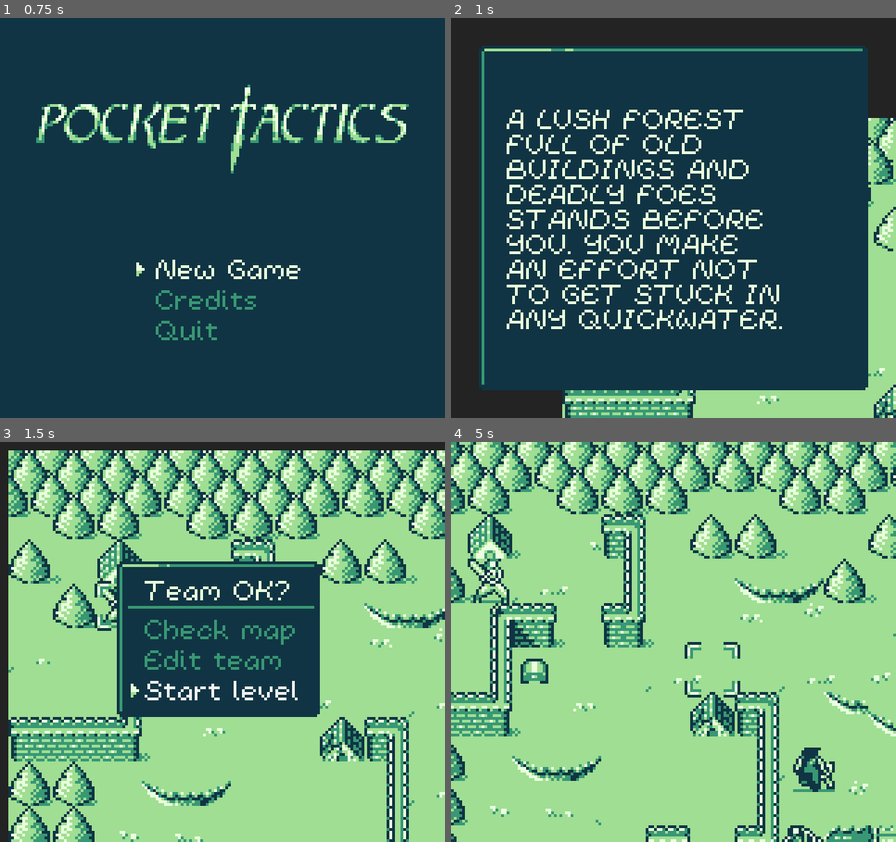
Above: before the commit, frames 1-4 (two rows, left to right).
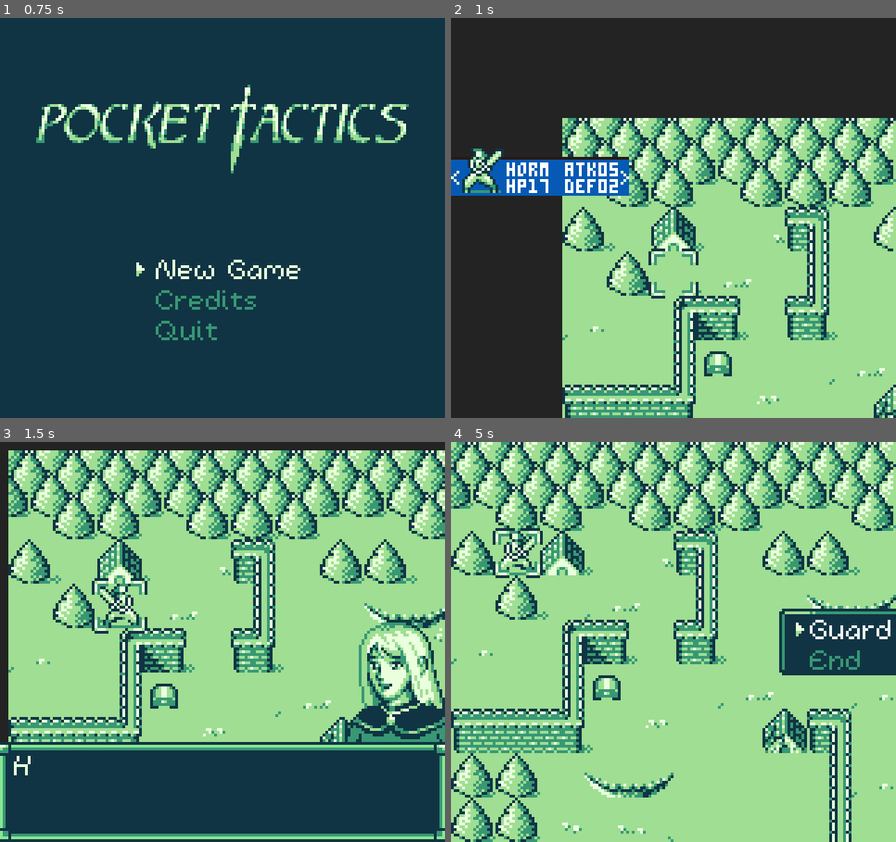
Above: after the commit, the same moments.

Repository: kevinlights/titan_tactics
Game: Godot game, scene res://scenes/landing.tscn
The game is run twice, just before and just after one commit, with the same random seed, the same clock (stepped at 60 frames per second) and the same inputs.
Inputs (mouse positions are in pixels of both pictures, inside the frame that each line leads up to):
- Up to frame 1 (0.75 s): click "New Game" at 0.5 s
- Up to frame 2 (1 s): no input
- Up to frame 3 (1.5 s): tap Enter (ui_accept) at 1.25, 1.35 s; move the mouse to (320, 622) at 1.27 s; hold Right (ui_right) from 1.28 s (still down)
- Up to frame 4 (5 s): tap Enter (ui_accept) at 1.52, 1.82, 2.1, 2.27, 2.57, 2.85, 3.6, 3.77, 4.07, 4.35, 4.52, 4.82 s; move the mouse to (584, 662) at 2.02 s; release Right (ui_right) at 2.03 s; hold Down (ui_down) 2.03-2.78 s; move the mouse to (718, 554) at 2.77 s; hold Right (ui_right) 2.78-3.53 s; move the mouse to (651, 722) at 3.52 s; hold Up (ui_up) 3.53-4.28 s; move the mouse to (807, 702) at 4.27 s; hold Left (ui_left) from 4.28 s (still down)

Frame 1 is identical in both runs. In frame 2, 71% of the frame differs, in the area x 0-94%, y 6-94%; in frame 3, 42%; in frame 4, 44%.

Commit message:
Level dialogues

Diff:
--- a/scenes/levels/level_1.tscn
+++ b/scenes/levels/level_1.tscn
@@ -10,8 +10,29 @@
 [ext_resource path="res://scripts/item_spawner.gd" type="Script" id=8]
 [ext_resource path="res://scripts/chestspawner.gd" type="Script" id=9]
 [ext_resource path="res://scripts/dialogue.gd" type="Script" id=10]
+[ext_resource path="res://scripts/level.gd" type="Script" id=11]
 [ext_resource path="res://scenes/animated/Water2.tscn" type="PackedScene" id=12]
 [ext_resource path="res://scenes/animated/Water1.tscn" type="PackedScene" id=13]
+
+[sub_resource type="Resource" id=13]
+script = ExtResource( 10 )
+dialogue_id = "opening"
+portrait = 5
+trigger = 4
+trigger_id = ""
+text = "Hey, you. You're finally awake."
+branches = [  ]
+result = 2
+
+[sub_resource type="Resource" id=14]
+script = ExtResource( 10 )
+dialogue_id = "response"
+portrait = 2
+trigger = 5
+trigger_id = "opening"
+text = "Where... where am I? My mind is foggy, I can't remember anything.|Did you do this to me? Have you done something to me?"
+branches = [  ]
+result = 0
 
 [sub_resource type="Resource" id=1]
 script = ExtResource( 6 )
@@ -52,16 +73,20 @@
 
 [sub_resource type="Resource" id=4]
 script = ExtResource( 10 )
-trigger = 0
-trigger_text = ""
+dialogue_id = ""
+portrait = 0
+trigger = 0
+trigger_id = ""
 text = ""
 branches = [  ]
 result = 0
 
 [sub_resource type="Resource" id=5]
 script = ExtResource( 10 )
-trigger = 0
-trigger_text = ""
+dialogue_id = ""
+portrait = 0
+trigger = 0
+trigger_id = ""
 text = ""
 branches = [  ]
 result = 0
@@ -105,16 +130,20 @@
 
 [sub_resource type="Resource" id=9]
 script = ExtResource( 10 )
-trigger = 0
-trigger_text = ""
+dialogue_id = ""
+portrait = 0
+trigger = 0
+trigger_id = ""
 text = ""
 branches = [  ]
 result = 0
 
 [sub_resource type="Resource" id=10]
 script = ExtResource( 10 )
-trigger = 0
-trigger_text = ""
+dialogue_id = ""
+portrait = 0
+trigger = 0
+trigger_id = ""
 text = ""
 branches = [  ]
 result = 0
@@ -130,6 +159,7 @@
 level = 2
 
 [node name="level" type="Node2D"]
+script = ExtResource( 11 )
 __meta__ = {
 "_editor_description_": "A LUSH FOREST
 FULL OF OLD
@@ -141,6 +171,7 @@
 TO GET STUCK IN
 ANY QUICKWATER."
 }
+dialogue = [ SubResource( 13 ), SubResource( 14 ) ]
 
 [node name="map" type="Sprite" parent="."]
 texture = ExtResource( 1 )
@@ -175,16 +206,18 @@
 item_spawner = SubResource( 12 )
 
 [node name="Water1" parent="map" instance=ExtResource( 13 )]
+frame = 1
 
 [node name="Water4" parent="map" instance=ExtResource( 13 )]
 position = Vector2( 160, 144 )
+frame = 1
 
 [node name="Water2" parent="map" instance=ExtResource( 12 )]
 position = Vector2( 192, 144 )
+frame = 1
 
 [node name="Water3" parent="map" instance=ExtResource( 12 )]
 position = Vector2( 128, 192 )
-frame = 1
 
 [node name="navigation" type="Navigation2D" parent="."]
 position = Vector2( 65.502, 42.1491 )
--- a/scenes/levels/level_meta_tileset.tres
+++ b/scenes/levels/level_meta_tileset.tres
@@ -35,10 +35,6 @@
 0/tile_mode = 0
 0/occluder_offset = Vector2( 0, 0 )
 0/navigation_offset = Vector2( 0, 0 )
-0/shape_offset = Vector2( 0, 0 )
-0/shape_transform = Transform2D( 1, 0, 0, 1, 0, 0 )
-0/shape_one_way = false
-0/shape_one_way_margin = 0.0
 0/shapes = [  ]
 0/z_index = 0
 1/name = "cover"
@@ -49,10 +45,6 @@
 1/tile_mode = 0
 1/occluder_offset = Vector2( 0, 0 )
 1/navigation_offset = Vector2( 0, 0 )
-1/shape_offset = Vector2( 0, 0 )
-1/shape_transform = Transform2D( 1, 0, 0, 1, 0, 0 )
-1/shape_one_way = false
-1/shape_one_way_margin = 0.0
 1/shapes = [  ]
 1/z_index = 0
 2/name = "player spawn"
@@ -64,10 +56,6 @@
 2/occluder_offset = Vector2( 0, 0 )
 2/navigation_offset = Vector2( 0, 0 )
 2/navigation = SubResource( 1 )
-2/shape_offset = Vector2( 0, 0 )
-2/shape_transform = Transform2D( 1, 0, 0, 1, 0, 0 )
-2/shape_one_way = false
-2/shape_one_way_margin = 0.0
 2/shapes = [  ]
 2/z_index = 0
 3/name = "enemy spawn"
@@ -79,10 +67,6 @@
 3/occluder_offset = Vector2( 0, 0 )
 3/navigation_offset = Vector2( 0, 0 )
 3/navigation = SubResource( 2 )
-3/shape_offset = Vector2( 0, 0 )
-3/shape_transform = Transform2D( 1, 0, 0, 1, 0, 0 )
-3/shape_one_way = false
-3/shape_one_way_margin = 0.0
 3/shapes = [  ]
 3/z_index = 0
 4/name = "enemy spawn"
@@ -94,10 +78,6 @@
 4/occluder_offset = Vector2( 0, 0 )
 4/navigation_offset = Vector2( 0, 0 )
 4/navigation = SubResource( 3 )
-4/shape_offset = Vector2( 0, 0 )
-4/shape_transform = Transform2D( 1, 0, 0, 1, 0, 0 )
-4/shape_one_way = false
-4/shape_one_way_margin = 0.0
 4/shapes = [  ]
 4/z_index = 0
 5/name = "enemy spawn"
@@ -109,10 +89,6 @@
 5/occluder_offset = Vector2( 0, 0 )
 5/navigation_offset = Vector2( 0, 0 )
 5/navigation = SubResource( 4 )
-5/shape_offset = Vector2( 0, 0 )
-5/shape_transform = Transform2D( 1, 0, 0, 1, 0, 0 )
-5/shape_one_way = false
-5/shape_one_way_margin = 0.0
 5/shapes = [  ]
 5/z_index = 0
 6/name = "destructible"
@@ -123,10 +99,6 @@
 6/tile_mode = 0
 6/occluder_offset = Vector2( 0, 0 )
 6/navigation_offset = Vector2( 0, 0 )
-6/shape_offset = Vector2( 0, 0 )
-6/shape_transform = Transform2D( 1, 0, 0, 1, 0, 0 )
-6/shape_one_way = false
-6/shape_one_way_margin = 0.0
 6/shapes = [  ]
 6/z_index = 0
 7/name = "passable"
@@ -138,10 +110,6 @@
 7/occluder_offset = Vector2( 0, 0 )
 7/navigation_offset = Vector2( 0, 0 )
 7/navigation = SubResource( 5 )
-7/shape_offset = Vector2( 0, 0 )
-7/shape_transform = Transform2D( 1, 0, 0, 1, 0, 0 )
-7/shape_one_way = false
-7/shape_one_way_margin = 0.0
 7/shapes = [  ]
 7/z_index = 0
 8/name = "chest"
@@ -153,9 +121,5 @@
 8/occluder_offset = Vector2( 0, 0 )
 8/navigation_offset = Vector2( 0, 0 )
 8/navigation = SubResource( 6 )
-8/shape_offset = Vector2( 0, 0 )
-8/shape_transform = Transform2D( 1, 0, 0, 1, 0, 0 )
-8/shape_one_way = false
-8/shape_one_way_margin = 0.0
 8/shapes = [  ]
 8/z_index = 0
--- /dev/null
+++ b/scenes/portraits.tscn
@@ -0,0 +1,28 @@
+[gd_scene load_steps=5 format=2]
+
+[ext_resource path="res://gfx/mage_p.png" type="Texture" id=1]
+
+[sub_resource type="AtlasTexture" id=1]
+atlas = ExtResource( 1 )
+region = Rect2( 0, 0, 40, 50 )
+
+[sub_resource type="AtlasTexture" id=2]
+atlas = ExtResource( 1 )
+region = Rect2( 40, 0, 40, 50 )
+
+[sub_resource type="SpriteFrames" id=3]
+animations = [ {
+"frames": [ SubResource( 1 ) ],
+"loop": true,
+"name": "mage",
+"speed": 5.0
+}, {
+"frames": [ SubResource( 2 ) ],
+"loop": true,
+"name": "ai_mage",
+"speed": 5.0
+} ]
+
+[node name="portraits" type="AnimatedSprite"]
+frames = SubResource( 3 )
+animation = "mage"
--- a/scenes/world.tscn
+++ b/scenes/world.tscn
@@ -98,7 +98,6 @@
 z_as_relative = false
 frames = SubResource( 11 )
 animation = "attack"
-frame = 1
 playing = true
 centered = false
 offset = Vector2( -2, -2 )
--- a/scripts/dialogue.gd
+++ b/scripts/dialogue.gd
@@ -2,13 +2,27 @@
 extends Resource
 
 signal completed
+signal dialogue_result
 
 enum TRIGGER {
 	DISABLED = 0,
 	TEXT,
 	ATTACK,
 	ADJACENT,
-	LEVEL
+	LEVEL,
+	DIALOGUE
+}
+
+enum PORTRAIT {
+	ARCHER,
+	SWORDSMAN,
+	MAGE,
+	AI_ARCHER,
+	AI_SWORDSMAN,
+	AI_MAGE,
+	HERO_SWORDSMAN,
+	OLD_MAN,
+	NONE
 }
 
 enum RESULT {
@@ -17,14 +31,18 @@
 	NOTHING
 }
 
+export(String) var dialogue_id
+export(PORTRAIT) var portrait
 export(TRIGGER) var trigger
-export(String) var trigger_text
+export(String) var trigger_id
 export(String) var text
 export(Array, Resource) var branches
 export(RESULT) var result
 
 func complete():
-	emit_signal("completed", result)
+	emit_signal("completed", dialogue_id)
+	if result != RESULT.NOTHING:
+		emit_signal("dialogue_result", result)
 
 func branch(text):
 	emit_signal("branch", text)
--- a/scripts/gui.gd
+++ b/scripts/gui.gd
@@ -116,5 +116,5 @@
 	back()
 	modal = true
 	active = true
-	$dialogue.set_text(content)
+	$dialogue.set_content(content)
 	$dialogue.show()
--- a/scripts/gui/dialogue.gd
+++ b/scripts/gui/dialogue.gd
@@ -1,19 +1,76 @@
 extends Control
 
 var content
+var dialogue_height
+var portrait_offset_friendly = Vector2(20, -25)
+var portrait_offset_enemy = Vector2(140, -25)
+var portrait
+var typing = false
+var typing_cancelled = false
+var text_blocks = []
+var current_block = ""
+
+var portrait_map = {
+	Dialogue.PORTRAIT.ARCHER: "archer",
+	Dialogue.PORTRAIT.SWORDSMAN: "swordsman",
+	Dialogue.PORTRAIT.MAGE: "mage",
+	Dialogue.PORTRAIT.AI_ARCHER: "ai_mage",
+	Dialogue.PORTRAIT.AI_SWORDSMAN: "ai_swordsman",
+	Dialogue.PORTRAIT.AI_MAGE: "ai_mage",
+	Dialogue.PORTRAIT.HERO_SWORDSMAN: "hero_swordsman",
+	Dialogue.PORTRAIT.OLD_MAN: "old_man"
+}
 
 func _ready():
-	var dialogue_height = 6 + 10 * $background/body.get_visible_line_count()
+	portrait = load("res://scenes/portraits.tscn").instance()
+	dialogue_height = 6 + 10 * 3 #$background/body.get_visible_line_count()
+	$background.rect_size.y = dialogue_height
+	$background.rect_position.y = 144 - dialogue_height
+#
+func resize():
+	dialogue_height = 6 + 10 * 3 # $background/body.get_visible_line_count()
 	$background.rect_size.y = dialogue_height
 	$background.rect_position.y = 144 - dialogue_height
 
-func set_text(body):
-	$background/body.text = body.text
-	content = body
-	call_deferred("_ready")
+func set_content(dialogue_content):
+	content = dialogue_content
+	text_blocks = content.text.split("|")
+	if dialogue_content.portrait != Dialogue.PORTRAIT.NONE:
+		var offset = portrait_offset_friendly
+		if "ai" in portrait_map[dialogue_content.portrait]:
+			offset = portrait_offset_enemy
+		portrait.position.x = offset.x
+		portrait.position.y = 144 - dialogue_height + offset.y
+		portrait.play(portrait_map[dialogue_content.portrait])
+		add_child(portrait)
+
+	set_text(text_blocks[0])
+	text_blocks.remove(0)
+
+func set_text(text):
+	$background/body.text = ""
+	call_deferred("resize")
+	current_block = text
+	typing = true
+	for i in text:
+		yield(get_tree().create_timer(0.05), "timeout")
+		if not typing_cancelled:
+			$background/body.text += i
+			if $background/body.get_visible_line_count() > 3:
+				typing_cancelled = true
+	typing = false
 
 func _input(event):
 	if not visible:
 		return
 	if event.is_action("ui_accept") && !event.is_echo() && event.is_pressed():
-		content.complete()
+		if typing:
+			typing_cancelled = true
+			typing = false
+			$background/body.text = current_block
+		elif text_blocks.size() > 0:
+			set_text(text_blocks[0])
+			text_blocks.remove(0)
+		else:
+			print("dialogue completed")
+			content.complete()
--- /dev/null
+++ b/scripts/level.gd
@@ -0,0 +1,28 @@
+extends Node2D
+
+export(Array, Resource) var dialogue
+
+onready var gui = get_tree().get_root().get_node("World/gui")
+onready var selector = get_tree().get_root().get_node("World/select")
+func _ready():
+	gui.get_node("teamconfirm").connect("start_level", self, "_on_start_level")
+	for content in dialogue:
+		content.connect("completed", self, "_on_dialogue_complete")
+
+func _on_start_level():
+	if dialogue.size() > 0 and dialogue[0].trigger == Dialogue.TRIGGER.LEVEL:
+		gui.dialogue(dialogue[0])
+
+func _on_dialogue_complete(id):
+	print("completed ", id)
+	for content in dialogue:
+		if content.trigger == Dialogue.TRIGGER.DIALOGUE and content.trigger_id == id:
+			print("dialogue trigger content")
+			gui.call_deferred("dialogue", content)
+#			gui.dialogue(content)
+		else:
+			call_deferred("return_control")
+
+func return_control():
+	gui.back()
+	selector.enable()
--- a/scripts/world.gd
+++ b/scripts/world.gd
@@ -210,10 +210,10 @@
 	gui.get_node("lose").connect("retry", self, "_on_replay")
 	$select.connect("moved", self, "_on_selector_moved")
 
-	if $level.editor_description and $level.editor_description != "":
-		gui.intro($level.editor_description)
-	else:
-		select_team()
+#	if $level.editor_description and $level.editor_description != "":
+#		gui.intro($level.editor_description)
+#	else:
+	select_team()
 	$music.get_node(Game.get_theme()).play()
 	call_deferred("spawn_ai_team")
 	call_deferred("spawn_chests")
Not shown: 5 places in scenes/levels/level_1.tscn that only renumber resources
